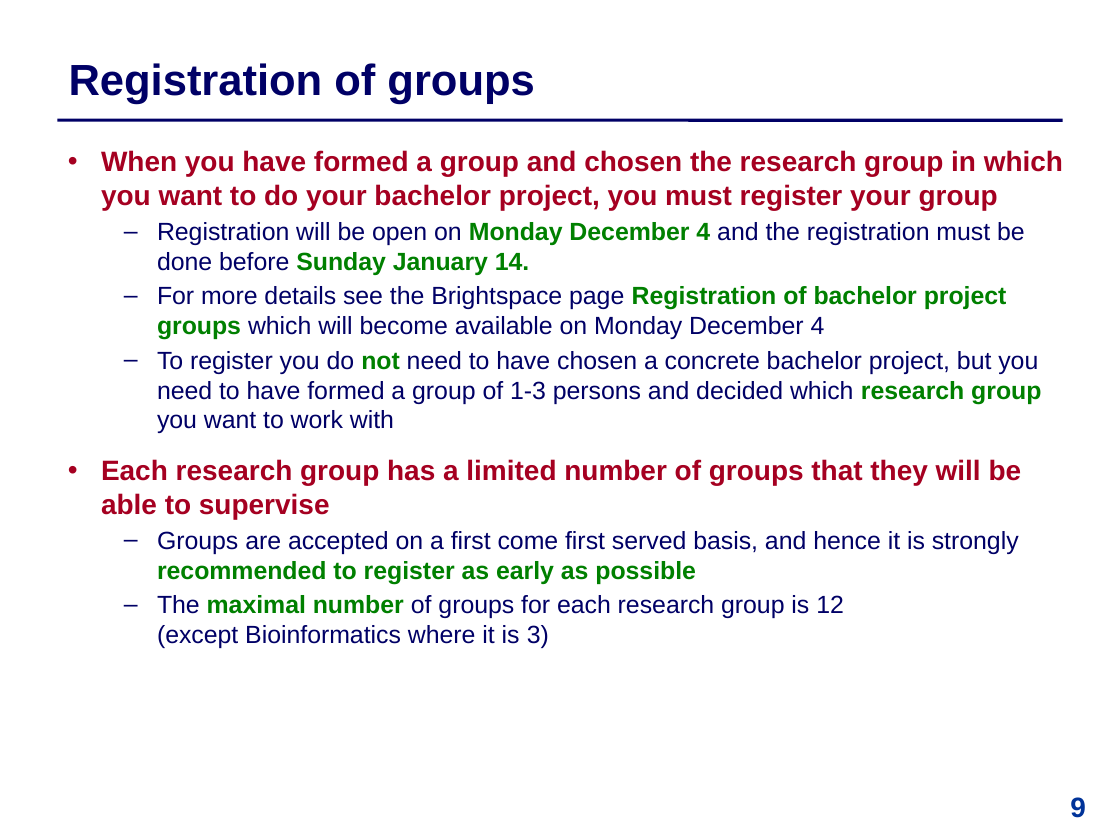
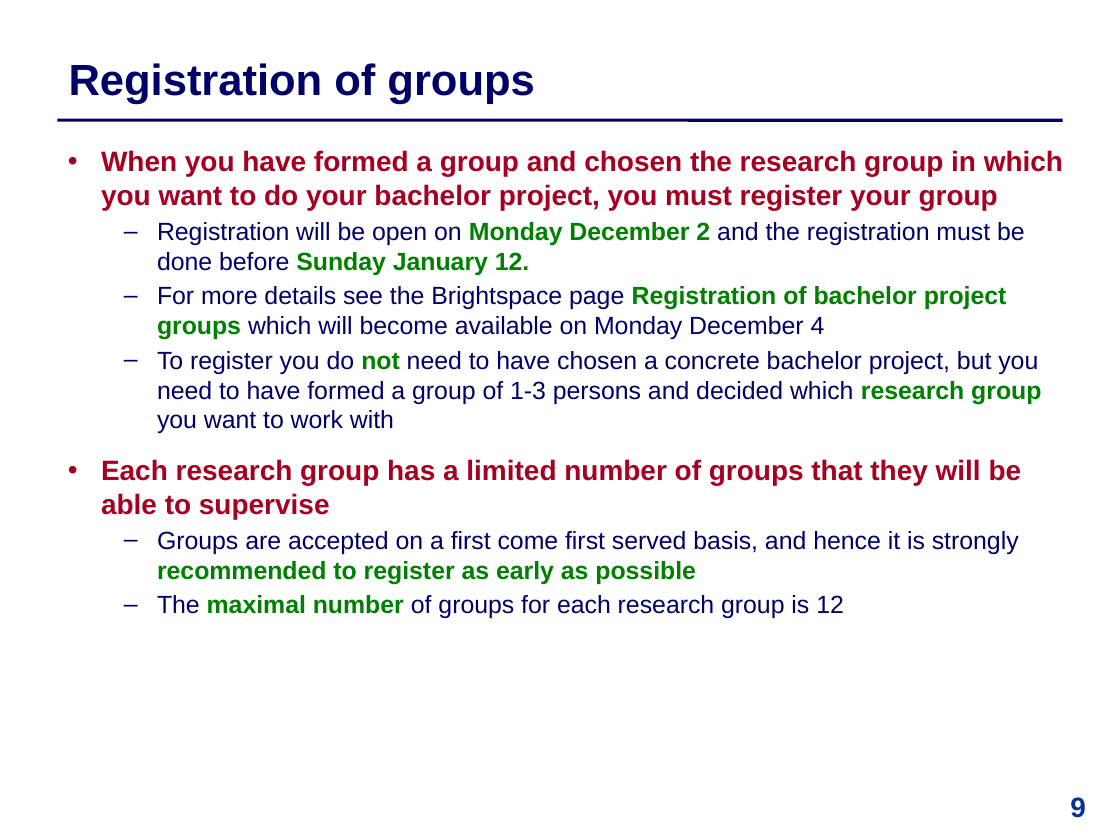
Before and after one commit to IntProgAU/Materiale, a slide deck: slide 9 of web/b25/0 Information Meeting.pptx. Drawn at 1120x840 pixels with LibreOffice and Linux fonts; fonts in the diff are those of the drawing. Boxes give left, top, right and bottom in pixels: in the first picture for what was removed or moved away, otherwise in the second. Text is boxed around its words. In the diff, an @@ line names an element or a change of style, - is before the commit and + after.

```diff
--- a/web/b25/0 Information Meeting.pptx
+++ b/web/b25/0 Information Meeting.pptx
@@ text at [157,222,1025,275]: text changed @@
-  – Registration will be open on Monday December 4 and the registration must be done before Sunday January 14.
+  – Registration will be open on Monday December 2 and the registration must be done before Sunday January 12.
@@ text at [157,595,844,618]: text changed @@
-  – The maximal number of groups for each research group is 12
-    (except Bioinformatics where it is 3)
+  – The maximal number of groups for each research group is 12
```
Also in this commit, not shown: 9 other slides changed.
